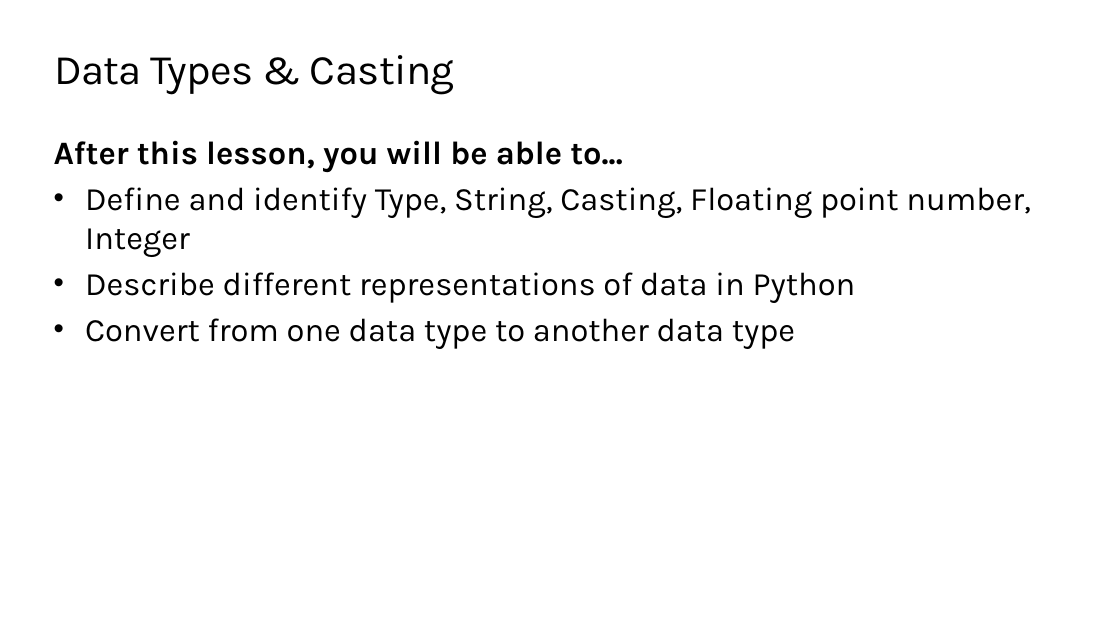
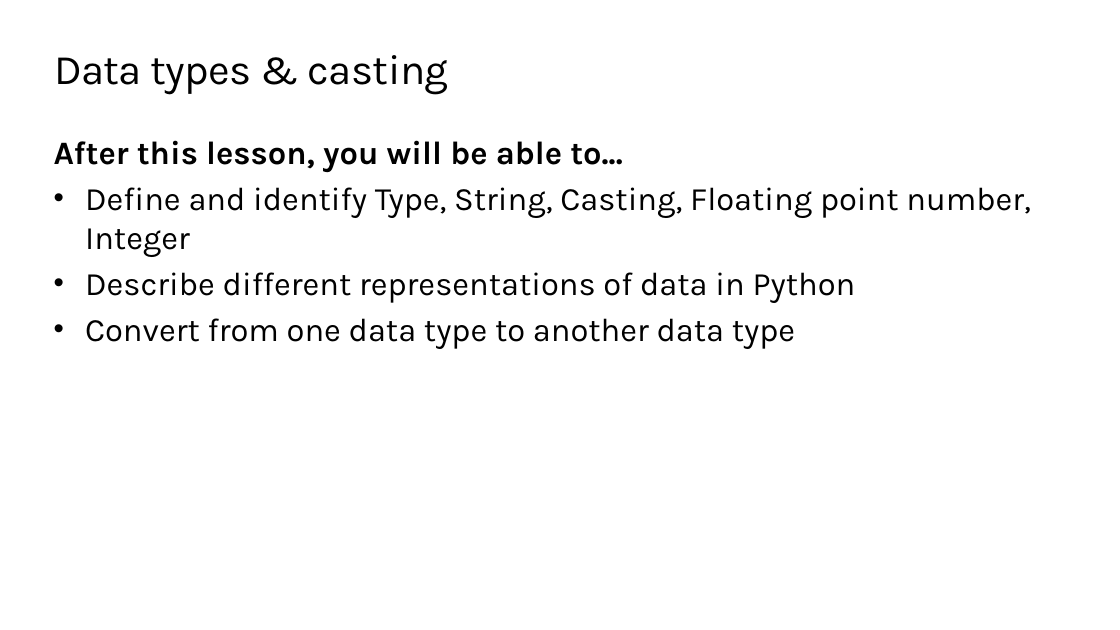
Before and after one commit to TEALSK12/2nd-semester-introduction-to-computer-science, a slide deck: slide 2 of units/2_unit/slidedecks/Intro Python 2.01 TEALS.pptx. Drawn at 1120x630 pixels with LibreOffice and Linux fonts; fonts in the diff are those of the drawing; background and template pictures are left out. Boxes give left, top, right and bottom in pixels: in the first picture for what was removed or moved away, otherwise in the second. Text is boxed around its words. In the diff, an @@ line names an element or a change of style, - is before the commit and + after.

```diff
--- a/units/2_unit/slidedecks/Intro Python 2.01 TEALS.pptx
+++ b/units/2_unit/slidedecks/Intro Python 2.01 TEALS.pptx
@@ title at <box>54,55,449,95</box>: text changed @@
-Data Types & Casting
+Data types & casting
```
Also in this commit, not shown: 9 other slides changed.
